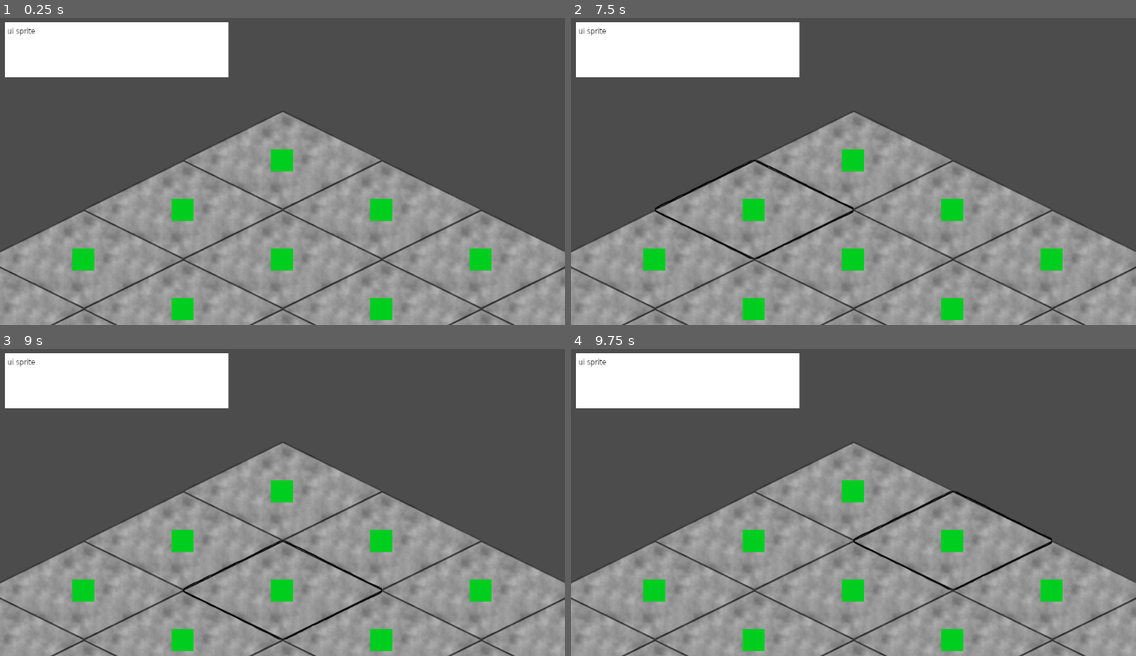
Above: before the commit, frames 1-4 (two rows, left to right).
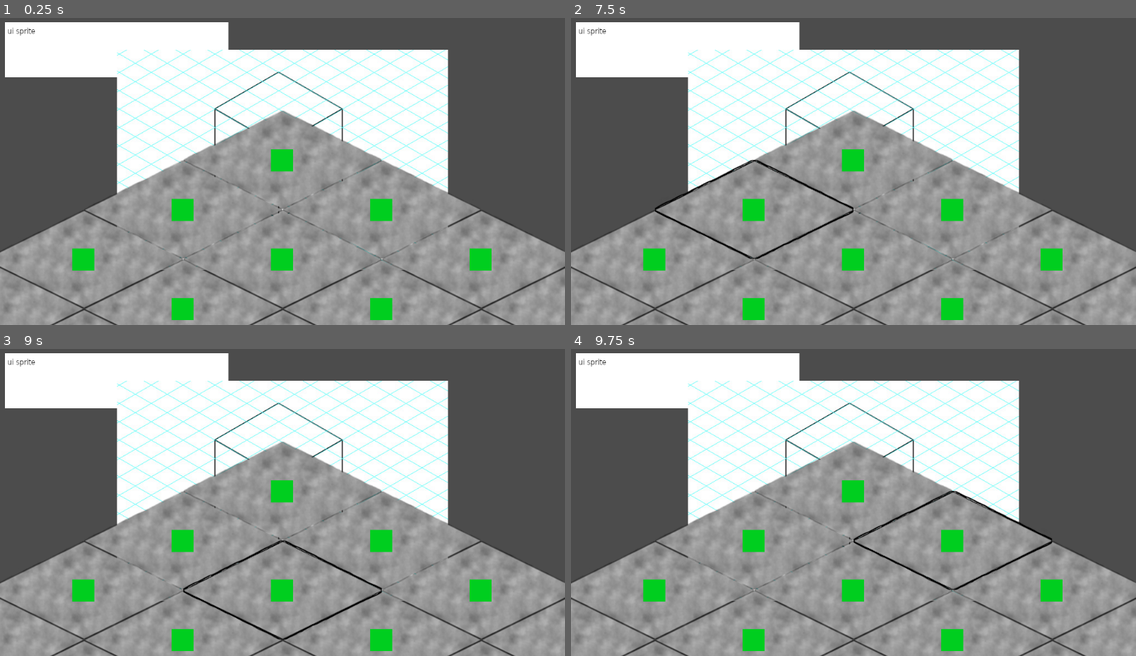
Above: after the commit, the same moments.

Repository: Gad3lan/QuarantineJam
Game: Godot game, scene res://Scenes/General.tscn
Two runs of this game, one before a commit and one after it. Both use one fixed random seed, a clock stepped at 60 frames per second and the inputs below.
Inputs (mouse positions are in pixels of both pictures, inside the frame that each line leads up to):
- Up to frame 1 (0.25 s): no input
- Up to frame 2 (7.5 s): tap Enter at 0.5, 2, 3.5 s; click (853, 159) at 0.67 s; tap Space at 1.25, 2.75, 4.25 s; move the mouse to (751, 208) at 1.27 s; click (751, 208) at 1.42 s; move the mouse to (655, 257) at 2.02 s; click (655, 257) at 2.17 s; move the mouse to (955, 208) at 2.77 s; click (955, 208) at 2.92 s; move the mouse to (853, 257) at 3.52 s; click (853, 257) at 3.67 s; move the mouse to (751, 309) at 4.27 s; click (751, 309) at 4.42 s; move the mouse to (1051, 257) at 5.02 s; click (1051, 257) at 5.17 s; move the mouse to (955, 309) at 5.77 s; click (955, 309) at 5.92 s; move the mouse to (977, 143) at 6.52 s; click (977, 143) at 6.67 s; move the mouse to (740, 177) at 7.27 s; click (740, 177) at 7.42 s
- Up to frame 3 (9 s): move the mouse to (339, 419) at 8.02 s; click (339, 419) at 8.17 s; move the mouse to (254, 557) at 8.77 s; click (254, 557) at 8.92 s
- Up to frame 4 (9.75 s): move the mouse to (1023, 539) at 9.52 s; click (1023, 539) at 9.67 s

The runs differ from the first frame. In frame 1, 19% of the frame differs, in the area x 20-80%, y 10-83%; in frame 2, 19%; in frame 3, 19%; in frame 4, 19%.
Error before the commit: Assertion failed. (res://Scripts/Map.gd:45)

Commit message:
Tests working

Diff:
--- a/Plenty_of_Plants/Scenes/General.tscn
+++ b/Plenty_of_Plants/Scenes/General.tscn
@@ -1,10 +1,14 @@
-[gd_scene load_steps=3 format=2]
+[gd_scene load_steps=4 format=2]
 
 [ext_resource path="res://Scenes/Camera.tscn" type="PackedScene" id=1]
+[ext_resource path="res://Sprites/1c0g2e3d.bmp" type="Texture" id=2]
 [ext_resource path="res://Scenes/Map.tscn" type="PackedScene" id=3]
 
 [node name="Node2D" type="Node2D"]
 
+[node name="CameraNode" parent="." instance=ExtResource( 1 )]
+
+[node name="Sprite" type="Sprite" parent="."]
+texture = ExtResource( 2 )
+
 [node name="Map" parent="." instance=ExtResource( 3 )]
-
-[node name="CameraNode" parent="." instance=ExtResource( 1 )]
--- a/Plenty_of_Plants/Scripts/Map.gd
+++ b/Plenty_of_Plants/Scripts/Map.gd
@@ -23,7 +23,6 @@
 
 func initTiles():
 	var rowB : Array = []
-	var idx = 0
 	for b in range(tileCountA):
 		rowB = []
 		for a in range(tileCountB):
@@ -42,7 +41,7 @@
 	for row in allTiles:
 		for tile in row:
 			var indexArray = tilePositionToIndexes(tile.position)
-			assert(tile == allTiles[indexArray.y][indexArray.x])
+			assert(tile == allTiles[indexArray.x][indexArray.y])
 
 func _ready():
 	initTiles()
